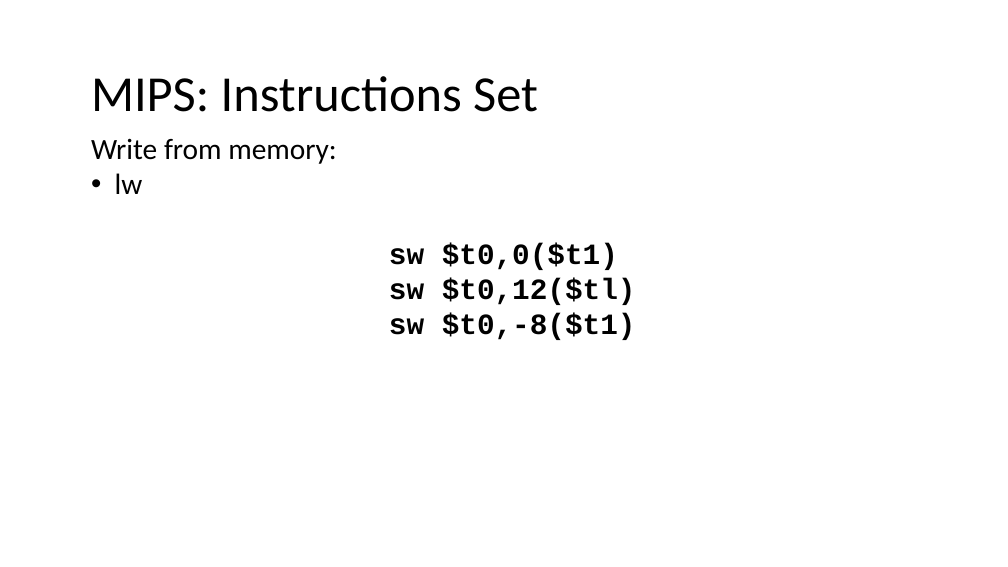
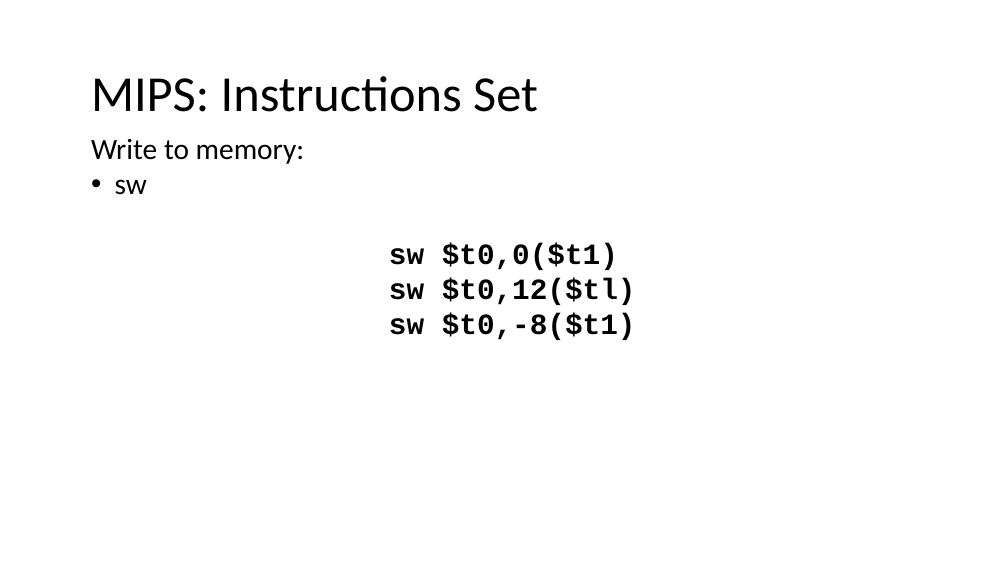
Before and after one commit to nivshani/compilation, a slide deck: slide 151 of slides/semantic.pptx. Drawn at 1008x567 pixels with LibreOffice and Linux fonts; fonts in the diff are those of the drawing. Boxes give left, top, right and bottom in pixels: in the first picture for what was removed or moved away, otherwise in the second. Text is boxed around its words. In the diff, an @@ line names an element or a change of style, - is before the commit and + after.

```diff
--- a/slides/semantic.pptx
+++ b/slides/semantic.pptx
@@ text at (91, 138, 304, 195): text changed @@
-Write from memory:
-• lw
+Write to memory:
+• sw
```
Also in this commit, not shown: 12 other slides changed, 1 other file.
